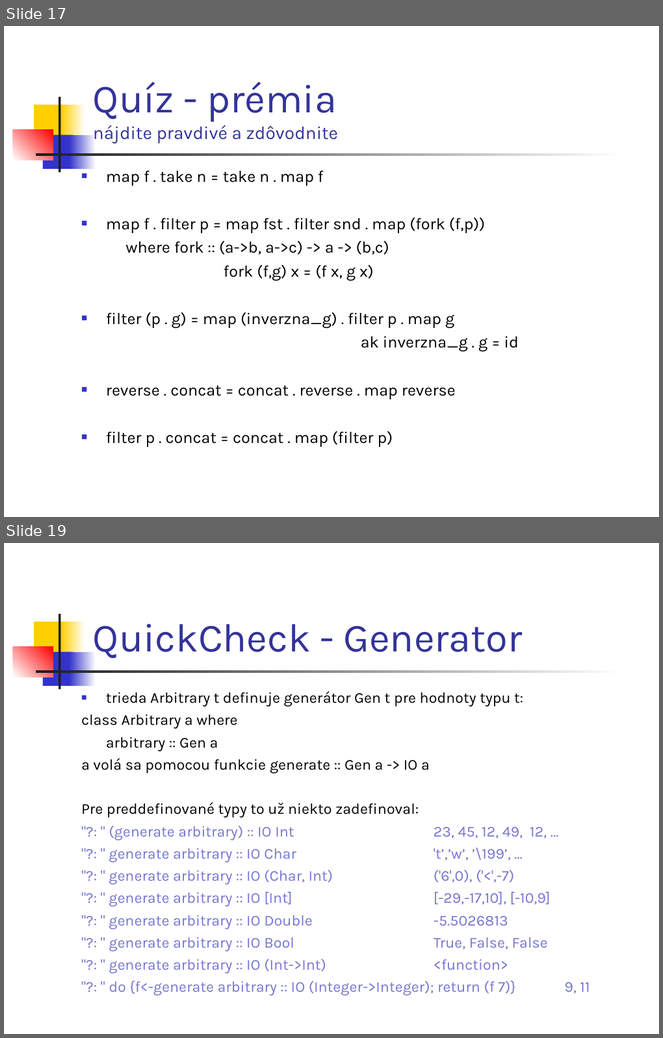
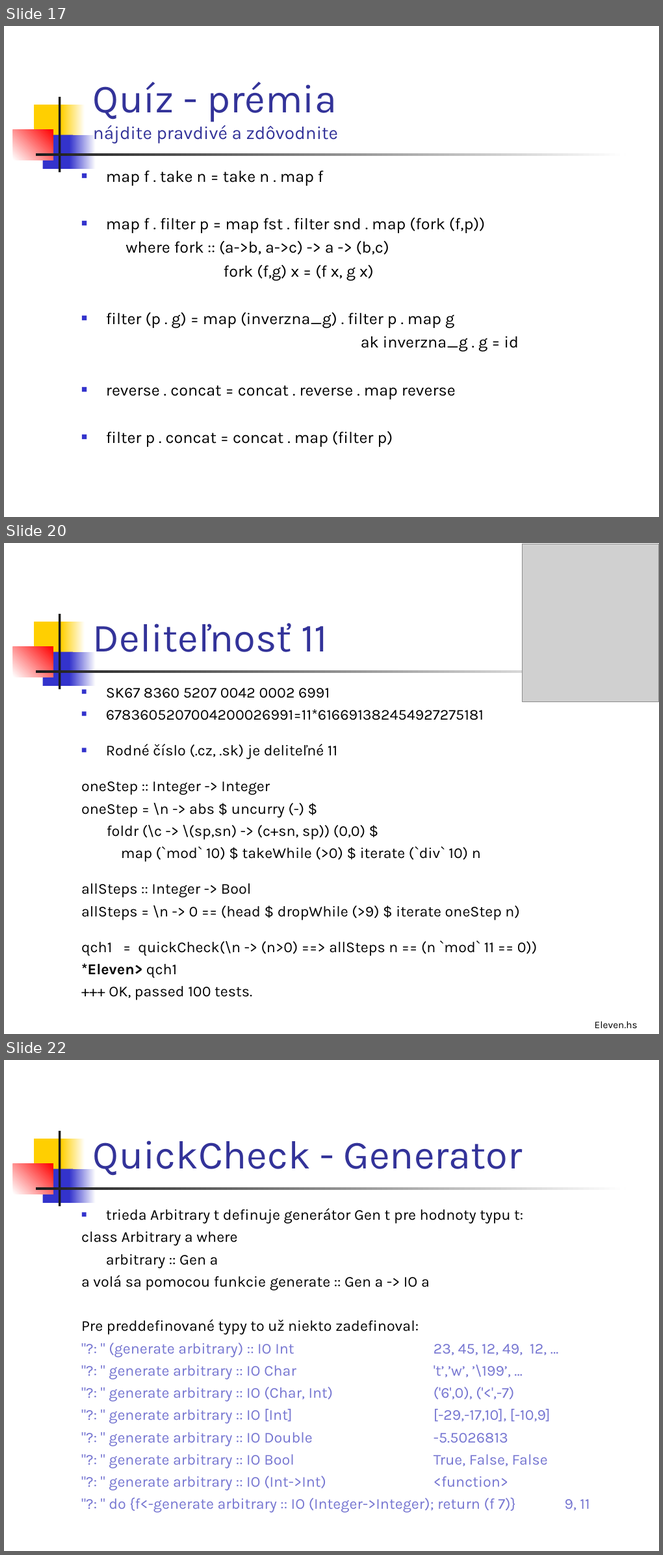
Before and after one commit to Funkcionalne/Prednasky, a slide deck: 02/02_fpro.ppt. Shown one above the other, each under a label of ours: slides 17 and 19 before the commit, slides 17, 20 and 22 after it; the slides between them are not shown. The pictures are 663x1038 and 663x1555 pixels, drawn with LibreOffice and Linux fonts; fonts in the diff are those of the drawing; grey boxes stand for pictures. Boxes give left, top, right and bottom in pixels: in the first picture for what was removed or moved away, otherwise in the second. Text is boxed around its words. In the diff, an @@ line names an element or a change of style, - is before the commit and + after.

```diff
--- a/02/02_fpro.ppt
+++ b/02/02_fpro.ppt
@@ slide 20 added at bbox=[4, 543, 659, 1034], background #FFFFFF; not listed: 7 template elements that a slide beside it also shows @@
@@ picture added at bbox=[523, 544, 659, 702] @@
@@ title added at bbox=[93, 623, 328, 652], 44 pt, text #333399 @@
+Deliteľnosť 11
@@ text added at bbox=[81, 688, 537, 1001], 16.6 pt, text #000000 @@
+■ SK67 8360 5207 0042 0002 6991
+■ 6783605207004200026991=11*616691382454927275181
+■ Rodné číslo (.cz, .sk) je deliteľné 11
+oneStep :: Integer -> Integer
+oneStep = \n -> abs $ uncurry (-) $
+foldr (\c -> \(sp,sn) -> (c+sn, sp)) (0,0) $
+map (`mod` 10) $ takeWhile (>0) $ iterate (`div` 10) n
+allSteps :: Integer -> Bool
+allSteps = \n -> 0 == (head $ dropWhile (>9) $ iterate oneStep n)
+qch1 = quickCheck(\n -> (n>0) ==> allSteps n == (n `mod` 11 == 0))
+*Eleven> qch1
++++ OK, passed 100 tests.
@@ text added at bbox=[595, 1021, 638, 1029], 11 pt, text #000000 @@
+Eleven.hs
@@ what was slide 19 is now slide 22 @@
```
Also in this commit, not shown: 6 slides changed, 2 other slides added, 9 other files.
